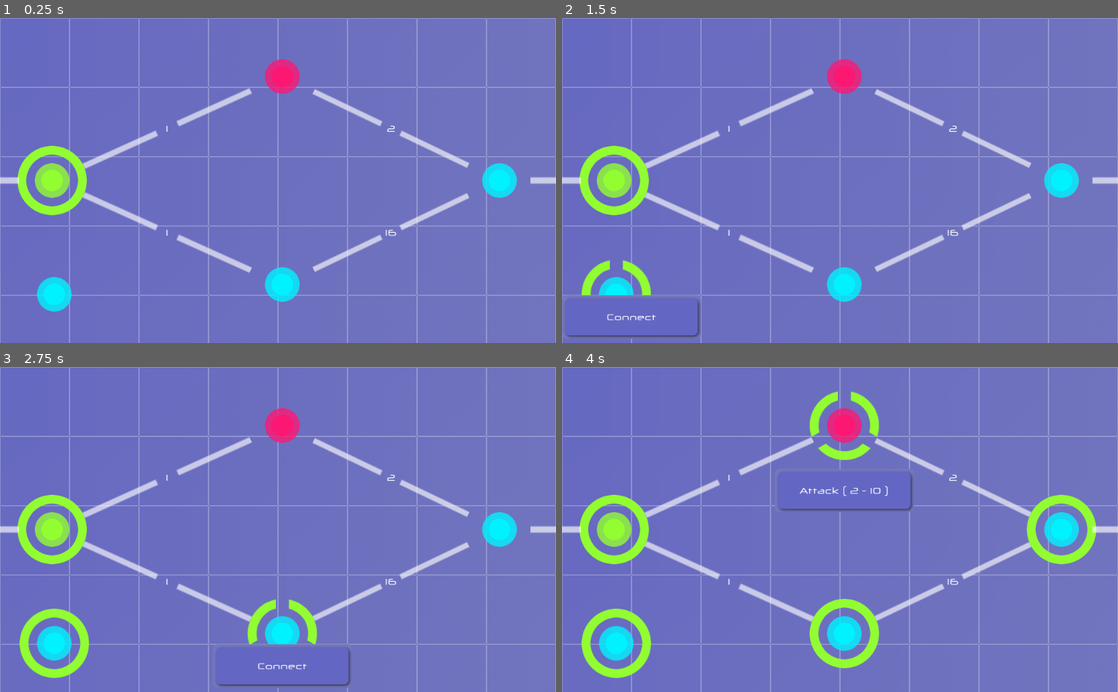
Above: before the commit, frames 1-4 (two rows, left to right).
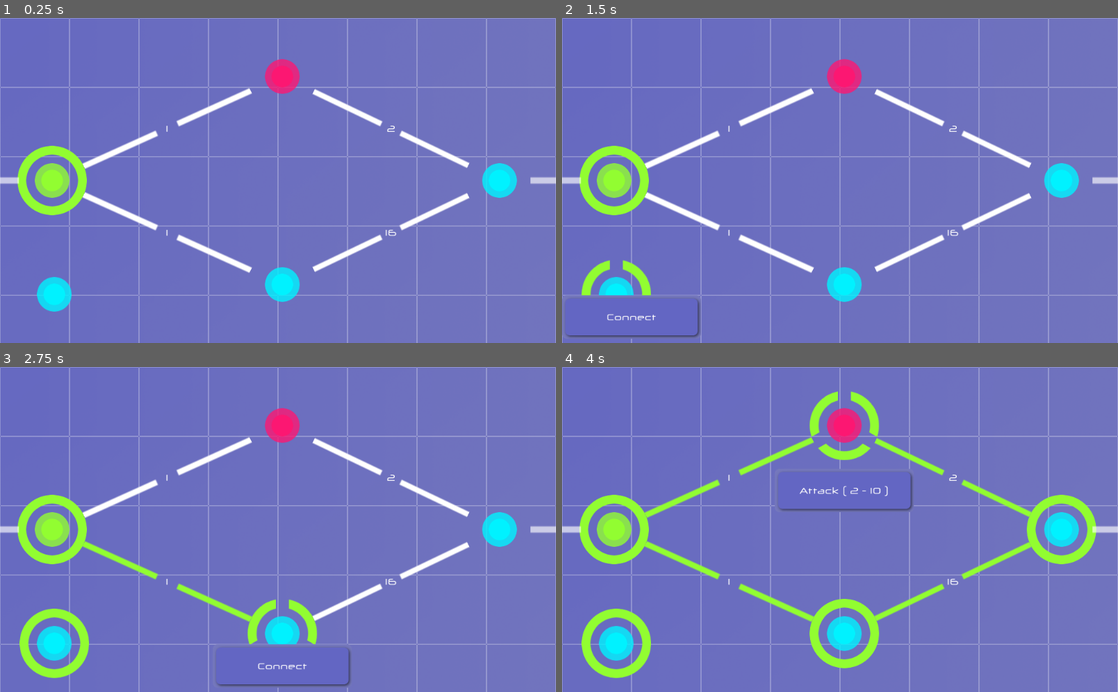
Above: after the commit, the same moments.

Repository: Maaack/Node-Traversal
Game: Godot game, scene res://Scenes/Main.tscn
The game is run twice, just before and just after one commit, with the same random seed, the same clock (stepped at 60 frames per second) and the same inputs.
Inputs (mouse positions are in pixels of both pictures, inside the frame that each line leads up to):
- Up to frame 1 (0.25 s): no input
- Up to frame 2 (1.5 s): tap Enter at 0.5 s; move the mouse to (612, 180) at 0.52 s; press the mouse at (612, 180) at 0.53 s; tap Space at 1.25 s; move the mouse to (617, 294) at 1.27 s; release the mouse at (617, 294) at 1.28 s; click (617, 294) at 1.35 s
- Up to frame 3 (2.75 s): tap Enter at 2 s; move the mouse to (283, 633) at 2.02 s; press the mouse at (283, 633) at 2.03 s
- Up to frame 4 (4 s): tap Space at 2.75 s; move the mouse to (1062, 529) at 2.77 s; release the mouse at (1062, 529) at 2.78 s; click (1062, 529) at 2.85 s; tap Enter at 3.5 s; move the mouse to (845, 425) at 3.52 s; press the mouse at (845, 425) at 3.53 s

The runs differ from the first frame. In frame 1, 1.9% of the frame differs, in the area x 14-85%, y 21-79%; in frame 2, 1.9%; in frame 3, 2.0%; in frame 4, 2.3%.

Commit message:
INIT-01: Paths automatically update to match node owners.

Diff:
--- a/Scenes/GameLayer/IntrusionNode/IntrusionNode.gd
+++ b/Scenes/GameLayer/IntrusionNode/IntrusionNode.gd
@@ -14,8 +14,7 @@
 export(Resource) var action
 
 var mouse_hovering = false
-var port_route_map = {}
-var key_connected_node_map = {}
+var connected_nodes = []
 
 func _process(_delta):
 	update_ring()
@@ -46,25 +45,15 @@
 	if mouse_hovering:
 		ring_node.animation = 'open'
 
-
 func is_occupied() -> bool:
 	return is_instance_valid(occupying_character)
 
-func connect_from(target:IntrusionNode, owner:IntrusionCharacter):
-	var route = get_route_to(target)
-	if route == null:
+func connect_node(node:IntrusionNode):
+	if connected_nodes.has(node):
 		return
-	var node_key = target.get_instance_id()
-	if key_connected_node_map.has(node_key):
-		return true
-	route.connect_intruder(owner)
-	key_connected_node_map[node_key] = target
-	return true
+	connected_nodes.append(node)
 
-func get_route_to(target:IntrusionNode):
-	for port_key in port_route_map:
-		var route = port_route_map[port_key]
-		if not is_instance_valid(route):
-			continue
-		if route.has_method("is_route_to") and route.is_route_to(target):
-			return route
+func disconnect_node(node:IntrusionNode):
+	var index = connected_nodes.find(node)
+	if index >= 0:
+		connected_nodes.remove(index)
--- a/Scenes/GameLayer/IntrusionPath/IntrusionPath.gd
+++ b/Scenes/GameLayer/IntrusionPath/IntrusionPath.gd
@@ -26,13 +26,17 @@
 	update_text()
 
 func set_target_a_path(value:NodePath):
+	disconnect_nodes()
 	target_a = null
 	target_a_path = value
+	connect_nodes()
 	update_line()
 
 func set_target_b_path(value:NodePath):
+	disconnect_nodes()
 	target_b = null
 	target_b_path = value
+	connect_nodes()
 	update_line()
 
 func set_cost(value:int):
@@ -51,6 +55,10 @@
 
 func update_line() -> void:
 	resolve_paths_to_nodes()
+	update_occupying_character()
+	update_line_position_and_scale()
+
+func update_line_position_and_scale() -> void:
 	if target_a == null or target_b == null:
 		return
 	if not is_instance_valid(sprite_node):
@@ -64,10 +72,30 @@
 	if original_length != null:
 		sprite_node.scale = ORIGINAL_SCALE * ((delta_vector.length() + LENGTH_OFFSET) / original_length)
 
+func disconnect_nodes() -> void:
+	if target_a == null or target_b == null:
+		return
+	target_a.disconnect_node(target_b)
+	target_b.disconnect_node(target_a)
+
+func connect_nodes() -> void:
+	if target_a == null or target_b == null:
+		return
+	target_a.connect_node(target_b)
+	target_b.connect_node(target_a)
+
 func is_route_to(destination):
 	if destination == null:
 		return false
 	return target_a == destination or target_b == destination
+
+func update_occupying_character() -> void:
+	if target_a == null or target_b == null:
+		return
+	if target_a.occupying_character == target_b.occupying_character:
+		set_occupying_character(target_a.occupying_character)
+	else:
+		set_occupying_character(null)
 
 func set_occupying_character(character:IntrusionCharacter):
 	occupying_character = character
